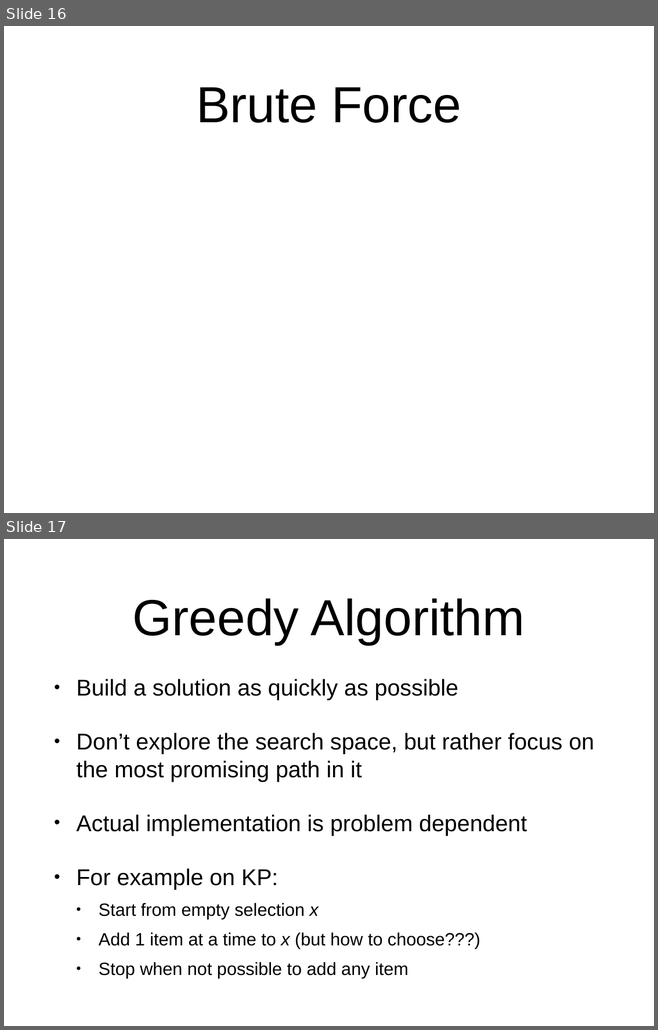
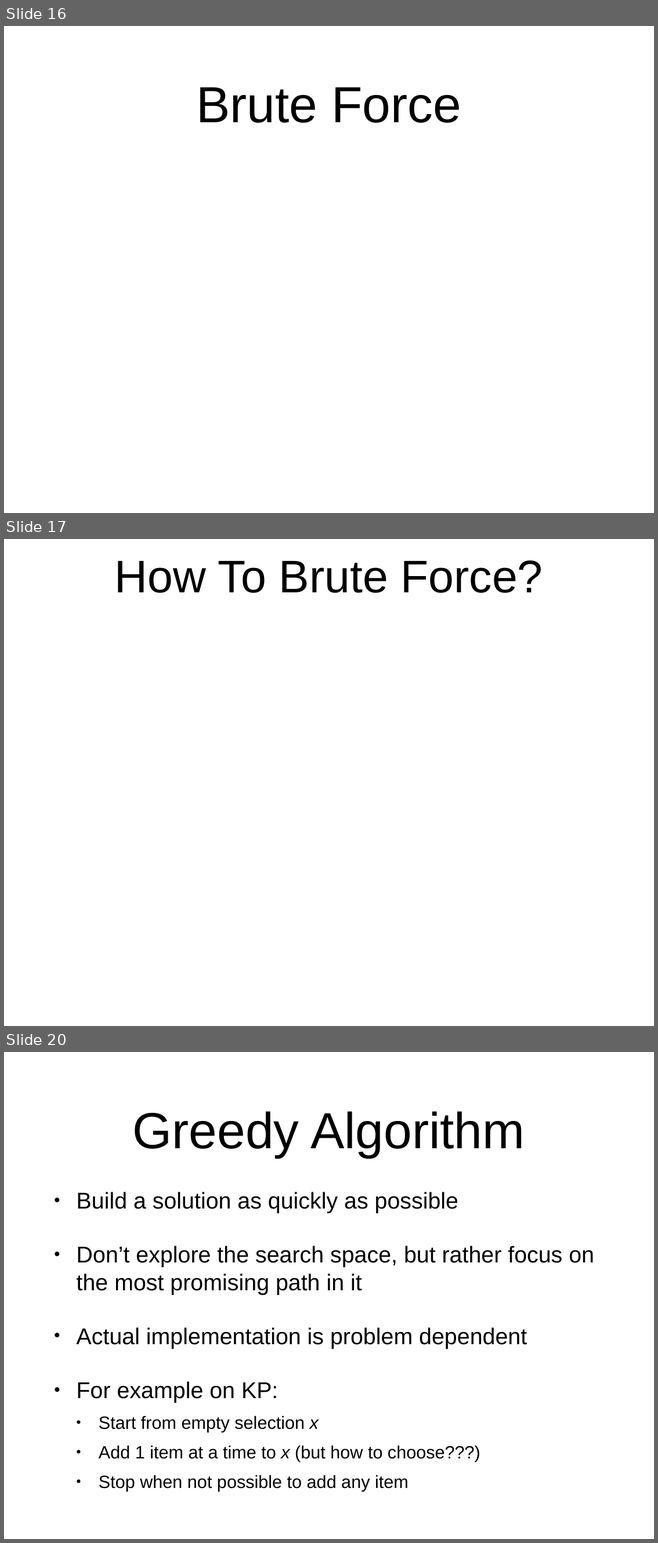
Before and after one commit to arcuri82/algorithms, a slide deck: docs/slides/10/10_optimization.pptx. Shown one above the other, each under a label of ours: slides 16 and 17 before the commit, slides 16, 17 and 20 after it; the slides between them are not shown. The pictures are 658x1030 and 658x1543 pixels, drawn with LibreOffice and Linux fonts; fonts in the diff are those of the drawing; grey boxes stand for pictures. Boxes give left, top, right and bottom in pixels: in the first picture for what was removed or moved away, otherwise in the second. Text is boxed around its words. In the diff, an @@ line names an element or a change of style, - is before the commit and + after.

Commit message:
more on brute force

```diff
--- a/docs/slides/10/10_optimization.pptx
+++ b/docs/slides/10/10_optimization.pptx
@@ slide 17 added at [4,539,654,1026], background #FFFFFF @@
@@ title added at [115,560,543,593], 72 pt, text #000000 @@
+How To Brute Force?
@@ what was slide 17 is now slide 20 @@
```
Also in this commit, not shown: 4 slides changed, 2 other slides added, 2 other files.
